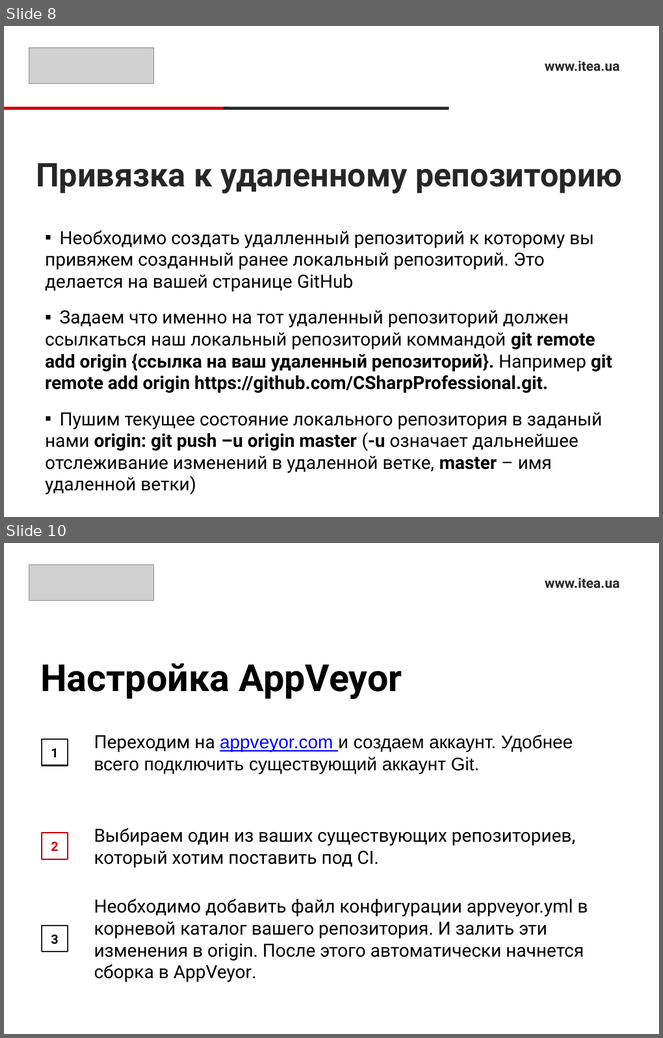
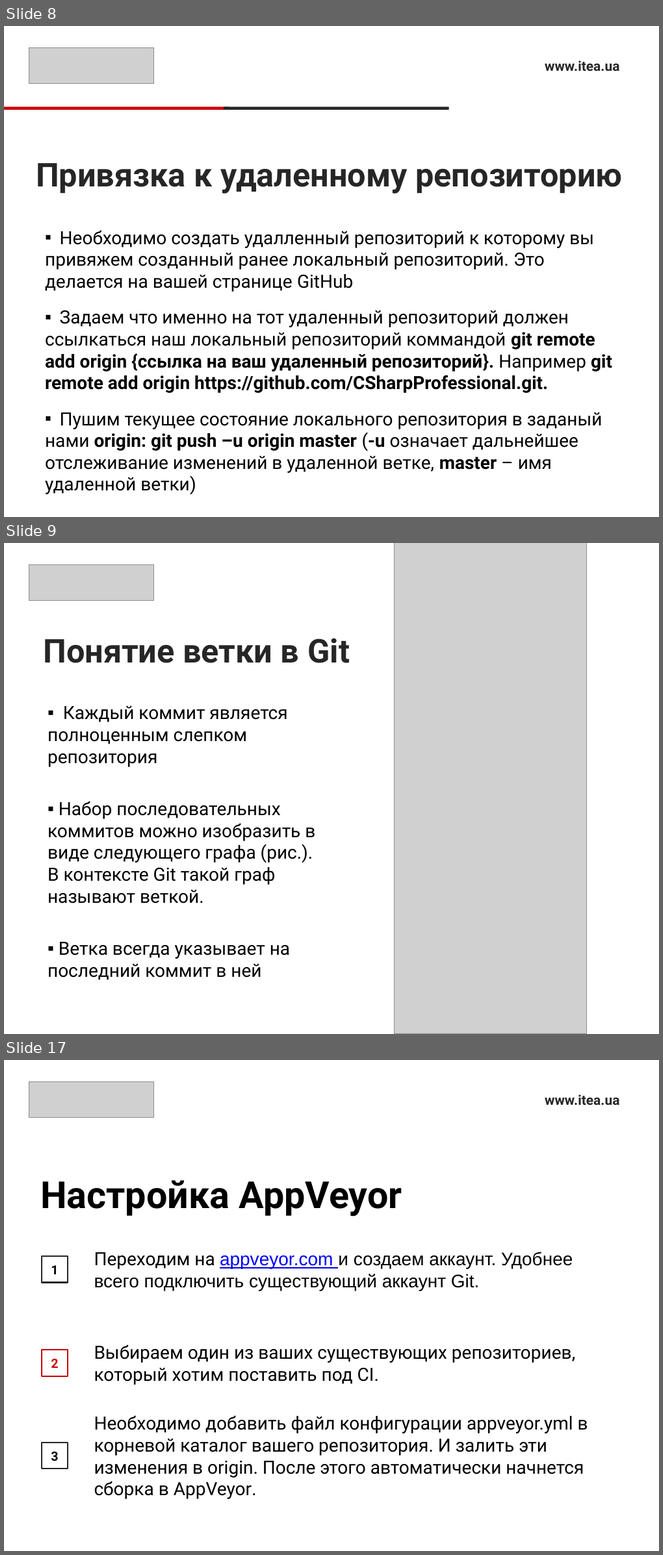
Before and after one commit to sonnov/NetCore, a slide deck: 2.VersionControl/VersionControl.pptx. Shown one above the other, each under a label of ours: slides 8 and 10 before the commit, slides 8, 9 and 17 after it; the slides between them are not shown. The pictures are 663x1038 and 663x1555 pixels, drawn with LibreOffice and Linux fonts; fonts in the diff are those of the drawing; grey boxes stand for pictures. Boxes give left, top, right and bottom in pixels: in the first picture for what was removed or moved away, otherwise in the second. Text is boxed around its words. In the diff, an @@ line names an element or a change of style, - is before the commit and + after.

```diff
--- a/2.VersionControl/VersionControl.pptx
+++ b/2.VersionControl/VersionControl.pptx
@@ slide 9 added at (4,543,659,1034), background #FFFFFF @@
@@ picture added at (395,543,586,1034) @@
@@ picture added at (29,564,154,601) @@
@@ title added at (43,638,350,663), 36 pt, text #262626, bold @@
+Понятие ветки в Git
@@ text added at (48,705,315,980), 20 pt, text #000000 @@
+▪ Каждый коммит является полноценным слепком репозитория
+▪ Набор последовательных коммитов можно изобразить в виде следующего графа (рис.).
+  В контексте Git такой граф называют веткой.
+▪ Ветка всегда указывает на последний коммит в ней
@@ what was slide 10 is now slide 17 @@
```
Also in this commit, not shown: 2 slides changed, 6 other slides added.
